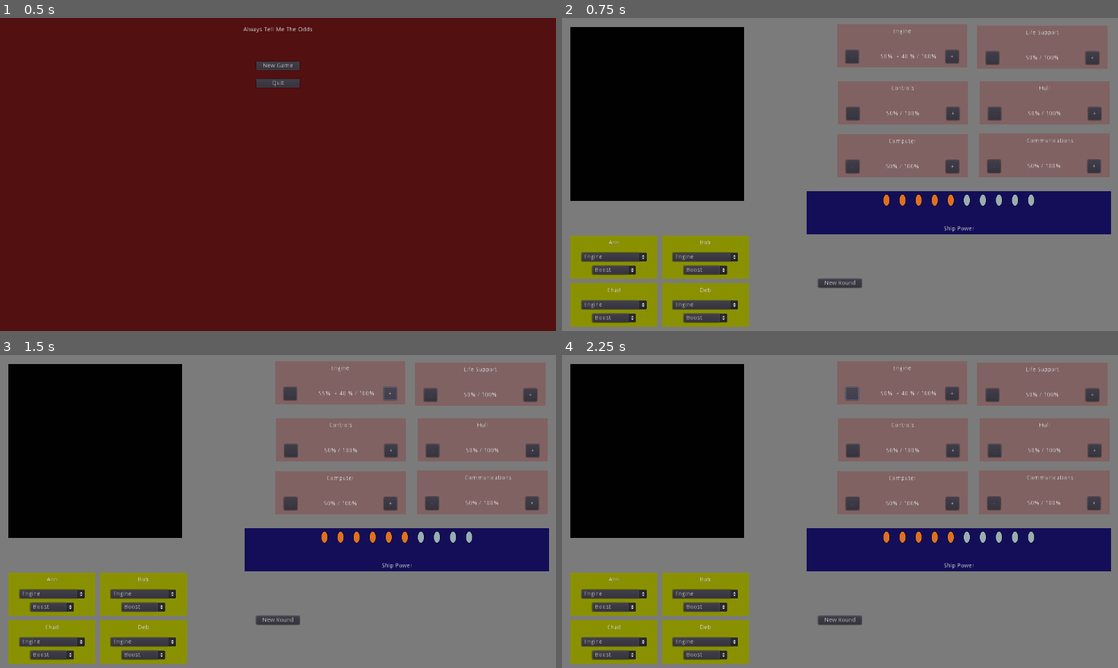
Above: before the commit, frames 1-4 (two rows, left to right).
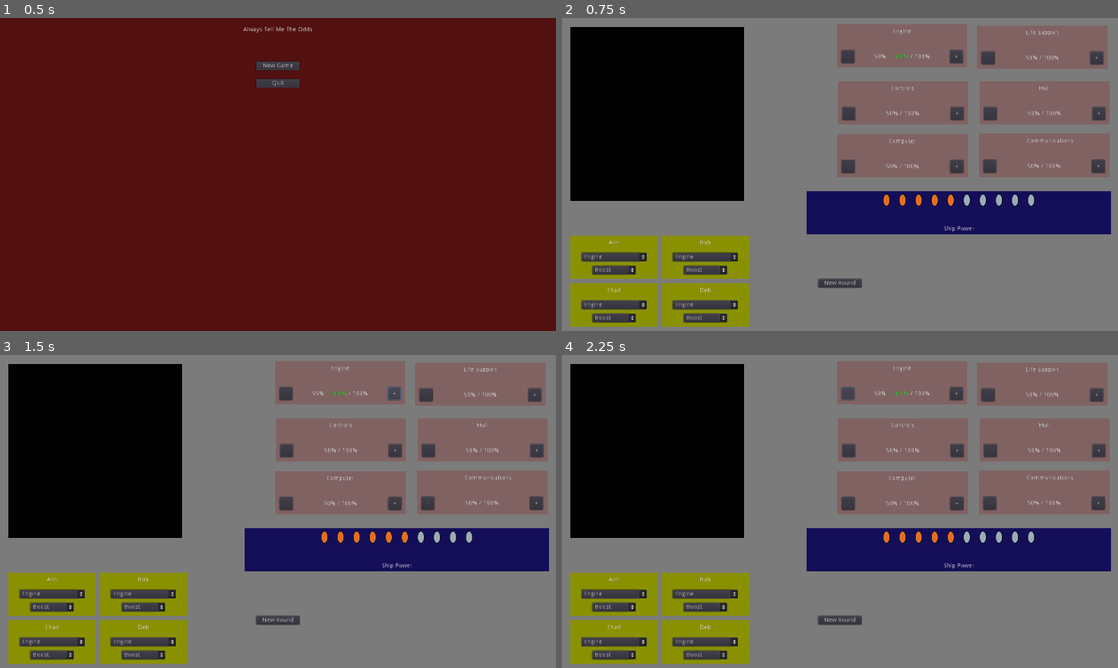
Above: after the commit, the same moments.

Repository: cparlette/alwaystellmetheodds
Game: Godot game, scene res://MainMenu.tscn
Two runs of this game, one before a commit and one after it. Both use one fixed random seed, a clock stepped at 60 frames per second and the inputs below.
Inputs:
- Up to frame 1 (0.5 s): no input
- Up to frame 2 (0.75 s): click "New Game" at 0.5 s
- Up to frame 3 (1.5 s): click "+" at 1.25 s
- Up to frame 4 (2.25 s): click "-" at 2 s

Frame 1 is identical in both runs. In frame 2, 1.0% of the frame differs, in the area x 50-98%, y 10-50%; in frame 3, 1.0%; in frame 4, 1.0%.

Commit message:
Bonus and repair are green text

Diff:
--- a/Module.gd
+++ b/Module.gd
@@ -29,18 +29,19 @@
 	updateModuleUI()
 
 func updateModuleUI():
-	var newText = str(percentage) + "% "
+	var newText = "[center]" + str(percentage) + "% "
 	if bonus > 0:
-		newText += " + " + str(bonus) + " % / "
+		newText += "[color=lime] + " + str(bonus) + " %[/color] / "
 	else:
 		newText += "/ "
 	newText += str(maxPercentage) + "%"
 	if repair > 0 and maxPercentage < 100:
 		if repair + maxPercentage >= 100:
-			newText += " + " + str((100 - maxPercentage)) + "%"
+			newText += "[color=lime] + " + str((100 - maxPercentage)) + "%[/color]"
 		else:
-			newText += " + " + str(repair) + "%"
-	$PercentLabel.text = newText
+			newText += "[color=lime] + " + str(repair) + "%[/color]"
+	newText += "[/center]"
+	$PercentLabel.bbcode_text = newText
 
 func _on_Plus_pressed():
 	if percentage <= (maxPercentage - changeAmount) and globals.shipPowerCurrent < globals.shipPowerMax:
--- a/Module.tscn
+++ b/Module.tscn
@@ -19,16 +19,16 @@
 }
 
 [node name="Plus" type="Button" parent="."]
-margin_left = 250.0
+margin_left = 260.0
 margin_top = 60.0
-margin_right = 280.0
+margin_right = 290.0
 margin_bottom = 90.0
 text = "+"
 
 [node name="Minus" type="Button" parent="."]
-margin_left = 20.0
+margin_left = 10.0
 margin_top = 60.0
-margin_right = 50.0
+margin_right = 40.0
 margin_bottom = 90.0
 text = "-"
 
@@ -43,15 +43,14 @@
 "_edit_use_anchors_": false
 }
 
-[node name="PercentLabel" type="Label" parent="."]
-margin_left = 100.0
+[node name="PercentLabel" type="RichTextLabel" parent="."]
+margin_left = 50.0
 margin_top = 68.0
-margin_right = 200.0
+margin_right = 250.0
 margin_bottom = 82.0
+bbcode_enabled = true
+bbcode_text = "99% / 100%"
 text = "99% / 100%"
-align = 1
-__meta__ = {
-"_edit_use_anchors_": false
-}
+scroll_active = false
 [connection signal="pressed" from="Plus" to="." method="_on_Plus_pressed"]
 [connection signal="pressed" from="Minus" to="." method="_on_Minus_pressed"]
